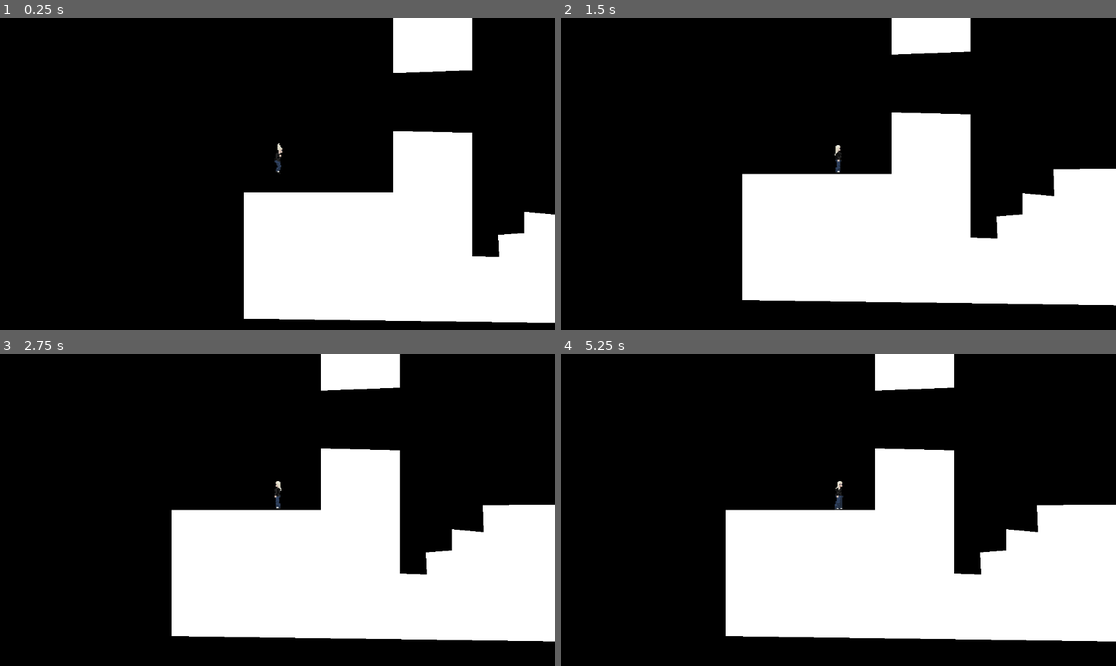
Above: before the commit, frames 1-4 (two rows, left to right).
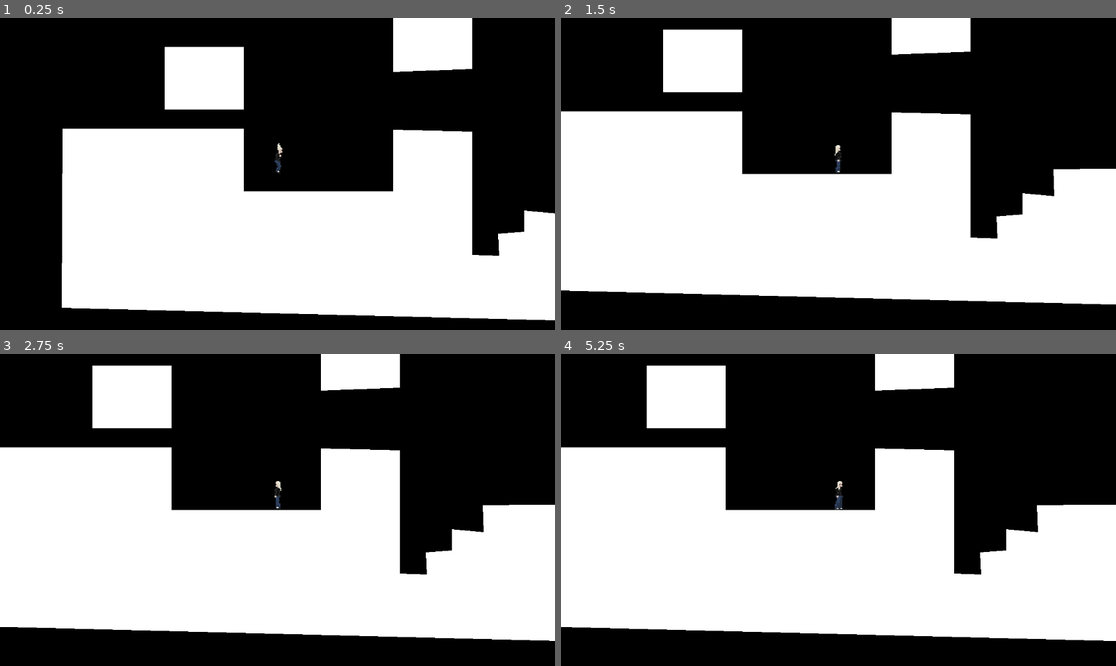
Above: after the commit, the same moments.

Repository: paulguy/player-sprite-test
Game: Godot game, scene res://game.tscn
Two runs of this game, one before a commit and one after it. Both use one fixed random seed, a clock stepped at 60 frames per second and the inputs below.
Inputs:
- Up to frame 1 (0.25 s): no input
- Up to frame 2 (1.5 s): hold D (move_right) from 0.53 s (still down); tap S (crouch, bound only after the commit) at 0.6, 1.35 s; tap Space (jump) at 0.77 s
- Up to frame 3 (2.75 s): tap Space (jump) at 1.52 s; release D (move_right) at 2.03 s; hold A (move_left) from 2.03 s (still down); tap S (crouch, bound only after the commit) at 2.1 s
- Up to frame 4 (5.25 s): release A (move_left) at 2.78 s; hold D (move_right) 2.78-4.28 s; tap S (crouch, bound only after the commit) every 0.75 s from 2.85 to 5.1 s; tap Space (jump) at 3.02, 3.77, 4.52 s; tap Enter at 4.25 s; hold A (move_left) 4.28-5.03 s; hold D (move_right) from 5.03 s (still down)

The runs differ from the first frame. In frame 1, 23% of the frame differs, in the area x 11-100%, y 9-98%; in frame 2, 23%; in frame 3, 22%; in frame 4, 21%.

Commit message:
Start implement crouching.
Transitions to crouch and uncrouched position.

TODO
No crawling in crouched position.

No changing direction in crouched position.

Doesn't transition from ledge grab to crouched properly.

Diff:
--- a/game.tscn
+++ b/game.tscn
@@ -7,20 +7,30 @@
 [node name="Player" parent="." instance=ExtResource("1_dd3kg")]
 position = Vector2(38, 35)
 
-[node name="Polygon2D" type="Polygon2D" parent="."]
-polygon = PackedVector2Array(3, 63, 158, 63, 158, -1, 240, 1, 240, 129, 268, 130, 267, 107, 294, 105, 294, 83, 327, 86, 326, 58, 435, 57, 444, 200, 3, 194)
-
 [node name="StaticBody2D" type="StaticBody2D" parent="."]
 
 [node name="CollisionPolygon2D" type="CollisionPolygon2D" parent="StaticBody2D"]
 build_mode = 1
-polygon = PackedVector2Array(3, 63, 158, 63, 158, -1, 240, 1, 240, 129, 268, 130, 267, 107, 294, 105, 294, 83, 327, 86, 326, 58, 435, 57, 444, 200, 3, 194)
+polygon = PackedVector2Array(3, 63, 158, 63, 158, -1, 240, 1, 240, 129, 268, 130, 267, 107, 294, 105, 294, 83, 327, 86, 326, 58, 435, 57, 444, 200, -186, 184, -185, -2, 3, -2)
 
-[node name="Polygon2D2" type="Polygon2D" parent="."]
-polygon = PackedVector2Array(158, -61, 240, -64, 240, -126, 158, -126)
+[node name="Polygon2D" type="Polygon2D" parent="StaticBody2D"]
+polygon = PackedVector2Array(3, 63, 158, 63, 158, -1, 240, 1, 240, 129, 268, 130, 267, 107, 294, 105, 294, 83, 327, 86, 326, 58, 435, 57, 444, 200, -186, 184, -185, -2, 3, -2)
 
 [node name="StaticBody2D2" type="StaticBody2D" parent="."]
 
 [node name="CollisionPolygon2D" type="CollisionPolygon2D" parent="StaticBody2D2"]
 build_mode = 1
 polygon = PackedVector2Array(158, -61, 240, -64, 240, -126, 158, -126)
+
+[node name="Polygon2D" type="Polygon2D" parent="StaticBody2D2"]
+polygon = PackedVector2Array(158, -61, 240, -64, 240, -126, 158, -126)
+
+[node name="StaticBody2D3" type="StaticBody2D" parent="."]
+position = Vector2(-237, 39)
+
+[node name="CollisionPolygon2D" type="CollisionPolygon2D" parent="StaticBody2D3"]
+build_mode = 1
+polygon = PackedVector2Array(158, -61, 240, -61, 240, -126, 158, -126)
+
+[node name="Polygon2D" type="Polygon2D" parent="StaticBody2D3"]
+polygon = PackedVector2Array(158, -61, 240, -61, 240, -126, 158, -126)
--- a/player.gd
+++ b/player.gd
@@ -5,12 +5,14 @@
 const FALL_SPEED : float = 300.0
 const JUMP_POWER : float = 300.0
 const START_WALKING_FRAMES : int = 2
+const CROUCH_DIMENSIONS : Vector2 = Vector2(18.0, 15.0)
 
 @onready var sprite : AnimatedSprite2D = $"Sprite"
 @onready var body_coll : CollisionShape2D = $"Body Collision"
 @onready var grab_coll : CollisionShape2D = $"Grab Collision"
 @onready var ray : RayCast2D = $"Ray"
-@onready var standing_height : float = $"Body Collision".shape.size.y
+@onready var standing_pos : Vector2 = $"Body Collision".position
+@onready var standing_size : Vector2 = $"Body Collision".shape.size
 
 enum Action {
 	STANDING,
@@ -22,7 +24,11 @@
 	FALLING,
 	GRABBING,
 	LEDGE_CLIMB,
-	START_STANDING
+	START_STANDING,
+	START_CROUCHING,
+	CROUCHING,
+	START_CRAWLING,
+	CRAWLING
 }
 
 var action : Action = Action.STANDING
@@ -34,6 +40,13 @@
 var last_y : float = 0.0
 var do_movement : bool = true
 
+func set_facing_dir(dir : int):
+	facing_dir = dir
+	grab_coll.position.x = absf(grab_coll.position.x) * dir
+	grab_coll.shape.b.x = absf(grab_coll.shape.b.x) * dir
+	ray.position = grab_coll.position
+	ray.target_position.x = grab_coll.shape.b.x
+
 func stand_anim(dir : int):
 	action = Action.STANDING
 	air_dir = 0
@@ -42,7 +55,7 @@
 	else:
 		sprite.play(&"Standing L")
 
-func do_walk_anim(dir : int):
+func walk_anim(dir : int):
 	action = Action.WALKING
 	air_dir = dir
 	if dir > 0:
@@ -51,7 +64,7 @@
 		sprite.play(&"Walking L")
 	sprite.set_frame_and_progress(START_WALKING_FRAMES, 0.0)
 
-func walk_anim(dir : int):
+func start_walk_anim(dir : int):
 	action = Action.START_WALKING
 	animation_done = false
 	if dir > 0:
@@ -79,15 +92,9 @@
 	action = Action.FALLING
 	ray.enabled = true
 	if dir > 0:
-		grab_coll.position.x = absf(grab_coll.position.x)
-		grab_coll.shape.b.x = absf(grab_coll.shape.b.x)
 		sprite.play(&"Falling R")
 	else:
-		grab_coll.position.x = -absf(grab_coll.position.x)
-		grab_coll.shape.b.x = -absf(grab_coll.shape.b.x)
 		sprite.play(&"Falling L")
-	ray.position = grab_coll.position
-	ray.target_position.x = grab_coll.shape.b.x
 
 func grab_anim(dir : int):
 	action = Action.GRABBING
@@ -103,6 +110,60 @@
 		sprite.play(&"Ledge Climb R")
 	else:
 		sprite.play(&"Ledge Climb L")
+
+func start_crouch_anim(dir : int):
+	action = Action.START_CROUCHING
+	animation_done = false
+	if dir > 0:
+		sprite.play(&"Start Crouch R")
+	else:
+		sprite.play(&"Start Crouch L")
+
+func crouch_anim(dir : int):
+	action = Action.CROUCHING
+	if dir > 0:
+		sprite.play(&"Crouch R")
+	else:
+		sprite.play(&"Crouch L")
+
+func crouch_check(dir : int):
+	# disable grab collider
+	# needed for climbing up in to a crouch
+	grab_coll.disabled = true
+	# store original values
+	var orig_pos : Vector2
+	if action == Action.LEDGE_CLIMB:
+		# try placing self in new position for climbing up
+		orig_pos = position
+		position += ray.position + ray.target_position
+	var orig_coll_pos : Vector2 = body_coll.position
+	var orig_size : Vector2 = body_coll.shape.size
+	# set new values
+	body_coll.position = Vector2(0.0, CROUCH_DIMENSIONS.y / -2.0)
+	body_coll.shape.size = CROUCH_DIMENSIONS
+	# check collision at the new location
+	var coll : KinematicCollision2D = move_and_collide(Vector2.ZERO)
+	if coll == null:
+		# no collision
+		# transition to crouching
+		if action == Action.LEDGE_CLIMB:
+			# transition from climb up animation
+			# just go straight to the crouch position
+			crouch_anim(dir)
+		else:
+			# transition from standing
+			# transition through crouching animation
+			start_crouch_anim(dir)
+	else:
+		# collision
+		# restore collision
+		body_coll.position = orig_coll_pos
+		body_coll.shape.size = orig_size
+		if action == Action.LEDGE_CLIMB:
+			position = orig_pos
+			grab_coll.disabled = false
+			grab_anim(dir)
+		# don't change anim/action
 
 func start_stand_anim(dir : int):
 	action = Action.START_STANDING
@@ -115,8 +176,15 @@
 func stand_check(dir : int):
 	# disable grab collider
 	grab_coll.disabled = true
-	# try placing self in new position
-	position += ray.position + ray.target_position
+	var orig_pos : Vector2
+	if action == Action.LEDGE_CLIMB:
+		# try placing self in new position
+		orig_pos = position
+		position += ray.position + ray.target_position
+	var orig_coll_pos : Vector2 = body_coll.position
+	var orig_coll_size : Vector2 = body_coll.shape.size
+	body_coll.position = standing_pos
+	body_coll.shape.size = standing_size
 	# check collision at the new location
 	var coll : KinematicCollision2D = move_and_collide(Vector2.ZERO)
 	if coll == null:
@@ -125,10 +193,16 @@
 		start_stand_anim(dir)
 	else:
 		# collision
-		# move player back and regrab
-		position -= ray.position + ray.target_position
-		grab_coll.disabled = false
-		grab_anim(dir)
+		if action == Action.LEDGE_CLIMB:
+			# crouch failed
+			# move player back and regrab
+			position = orig_pos
+			body_coll.position = orig_coll_pos
+			body_coll.shape.size = orig_coll_size
+			grab_coll.disabled = false
+			grab_anim(dir)
+		# try transitioning to a crouch
+		crouch_check(dir)
 
 func _on_sprite_animation_finished() -> void:
 	animation_done = true
@@ -152,7 +226,7 @@
 				elif can_drop:
 					fall_anim(facing_dir)
 			else:
-				facing_dir = intent_dir
+				set_facing_dir(intent_dir)
 				if pressed_dir == intent_dir:
 					# still pressing the same direction
 					next_anim.call(facing_dir)
@@ -171,11 +245,15 @@
 	var hit_wall : bool = is_on_wall()
 	var grabbing : bool = false
 
-	for i in get_slide_collision_count():
-		var coll : KinematicCollision2D = get_slide_collision(i)
-		if coll.get_local_shape() == grab_coll:
-			grabbing = true
-			break
+	if not grab_coll.disabled:
+		for i in get_slide_collision_count():
+			var coll : KinematicCollision2D = get_slide_collision(i)
+			if coll.get_local_shape() == grab_coll:
+				grabbing = true
+				break
+
+	if grounded or grabbing:
+		velocity.y = 0.0
 
 	if Input.is_action_pressed(&"move_right"):
 		pressed_dir += 1
@@ -192,6 +270,8 @@
 				if jumping:
 					# jump
 					jump_anim(facing_dir)
+				elif Input.is_action_just_pressed(&"crouch"):
+					crouch_check(facing_dir)
 				elif pressed_dir != 0:
 					if pressed_dir != facing_dir:
 						# pressed in opposite direction: turn
@@ -199,7 +279,7 @@
 						turn_anim(intent_dir)
 					else:
 						# pressed in same direction: walk
-						walk_anim(facing_dir)
+						start_walk_anim(facing_dir)
 			else:
 				# fall
 				fall_anim(facing_dir)
@@ -207,13 +287,13 @@
 			transition_animation(grounded,
 								pressed_dir,
 								true, false,
-								walk_anim,
+								start_walk_anim,
 								stand_anim)
 		Action.START_WALKING:
 			transition_animation(grounded,
 								pressed_dir,
 								true, false,
-								do_walk_anim,
+								walk_anim,
 								stand_anim)
 		Action.WALKING:
 			if grounded:
@@ -249,8 +329,9 @@
 			if hit_wall:
 				air_dir = 0
 			velocity.x = FALL_AWAY_SPEED * air_dir
-			velocity.y += FALL_SPEED * delta
 			if velocity.y > 0.0:
+				# initializa the correct value at the peak
+				# raycasting is disabled at this point, so force the update
 				ray.force_raycast_update()
 				if ray.is_colliding():
 					# blocked
@@ -268,7 +349,7 @@
 				stand_anim(facing_dir)
 			else:
 				# falling
-				ray.force_raycast_update()
+				#ray.force_raycast_update()
 				if ray.is_colliding():
 					# blocked
 					if falling_open_wall:
@@ -299,16 +380,12 @@
 					# open
 					falling_open_wall = true
 				velocity.x = FALL_AWAY_SPEED * air_dir
-				velocity.y += FALL_SPEED * delta
 				last_y = position.y
 		Action.GRABBING:
-			# still fall so the collision is continually detected
-			velocity.y = FALL_SPEED * delta
-
 			if grabbing:
 				# still grabbing
 				if (facing_dir < 0 and Input.is_action_just_pressed(&"move_left")) or \
-					 (facing_dir > 0 and Input.is_action_just_pressed(&"move_right")):
+				   (facing_dir > 0 and Input.is_action_just_pressed(&"move_right")):
 					# pressing towards ledge
 					# start climbing up
 					ledge_climb_anim(facing_dir)
@@ -339,5 +416,28 @@
 								 false, false,
 								 stand_anim,
 								 stand_anim)
+		Action.START_CROUCHING:
+			transition_animation(grounded,
+								 pressed_dir,
+								 false, false,
+								 crouch_anim,
+								 crouch_anim)
+		Action.CROUCHING:
+			if grounded:
+				if Input.is_action_just_pressed(&"climb_up"):
+					stand_check(facing_dir)
+				elif pressed_dir != 0:
+					if pressed_dir != facing_dir:
+						# pressed in opposite direction: turn
+						pass
+					else:
+						# pressed in same direction: crawl
+						pass
+			else:
+				# fall
+				fall_anim(facing_dir)
+
+	# always apply gravity, many grounded/grabbing checks depend on this.
+	velocity.y += FALL_SPEED * delta
 
 	move_and_slide()
--- a/player.tscn
+++ b/player.tscn
@@ -6,6 +6,14 @@
 [sub_resource type="RectangleShape2D" id="RectangleShape2D_7tgua"]
 size = Vector2(6, 29)
 
+[sub_resource type="AtlasTexture" id="AtlasTexture_nqiws"]
+atlas = ExtResource("1_rp2e3")
+region = Rect2(16, 96, 32, 32)
+
+[sub_resource type="AtlasTexture" id="AtlasTexture_fm7u8"]
+atlas = ExtResource("1_rp2e3")
+region = Rect2(16, 64, 32, 32)
+
 [sub_resource type="AtlasTexture" id="AtlasTexture_mg0ej"]
 atlas = ExtResource("1_rp2e3")
 region = Rect2(208, 32, 16, 32)
@@ -53,6 +61,22 @@
 [sub_resource type="AtlasTexture" id="AtlasTexture_srxgf"]
 atlas = ExtResource("1_rp2e3")
 region = Rect2(0, 0, 16, 32)
+
+[sub_resource type="AtlasTexture" id="AtlasTexture_s87t8"]
+atlas = ExtResource("1_rp2e3")
+region = Rect2(0, 96, 16, 32)
+
+[sub_resource type="AtlasTexture" id="AtlasTexture_p3etp"]
+atlas = ExtResource("1_rp2e3")
+region = Rect2(16, 96, 32, 32)
+
+[sub_resource type="AtlasTexture" id="AtlasTexture_dcm52"]
+atlas = ExtResource("1_rp2e3")
+region = Rect2(0, 64, 16, 32)
+
+[sub_resource type="AtlasTexture" id="AtlasTexture_4hguf"]
+atlas = ExtResource("1_rp2e3")
+region = Rect2(16, 64, 32, 32)
 
 [sub_resource type="AtlasTexture" id="AtlasTexture_723if"]
 atlas = ExtResource("1_rp2e3")
@@ -126,6 +150,22 @@
 animations = [{
 "frames": [{
 "duration": 1.0,
+"texture": SubResource("AtlasTexture_nqiws")
+}],
+"loop": false,
+"name": &"Crouch L",
+"speed": 5.0
+}, {
+"frames": [{
+"duration": 1.0,
+"texture": SubResource("AtlasTexture_fm7u8")
+}],
+"loop": false,
+"name": &"Crouch R",
+"speed": 5.0
+}, {
+"frames": [{
+"duration": 1.0,
 "texture": SubResource("AtlasTexture_mg0ej")
 }],
 "loop": false,
@@ -209,6 +249,28 @@
 "loop": true,
 "name": &"Standing R",
 "speed": 10.0
+}, {
+"frames": [{
+"duration": 1.0,
+"texture": SubResource("AtlasTexture_s87t8")
+}, {
+"duration": 1.0,
+"texture": SubResource("AtlasTexture_p3etp")
+}],
+"loop": false,
+"name": &"Start Crouch L",
+"speed": 5.0
+}, {
+"frames": [{
+"duration": 1.0,
+"texture": SubResource("AtlasTexture_dcm52")
+}, {
+"duration": 1.0,
+"texture": SubResource("AtlasTexture_4hguf")
+}],
+"loop": false,
+"name": &"Start Crouch R",
+"speed": 5.0
 }, {
 "frames": [{
 "duration": 1.0,
@@ -312,7 +374,7 @@
 [node name="Sprite" type="AnimatedSprite2D" parent="."]
 position = Vector2(0, -16)
 sprite_frames = SubResource("SpriteFrames_wr4ns")
-animation = &"Start Standing R"
+animation = &"Crouch R"
 
 [node name="Grab Collision" type="CollisionShape2D" parent="."]
 position = Vector2(3, -19)
--- a/project.godot
+++ b/project.godot
@@ -36,6 +36,16 @@
 "events": [Object(InputEventKey,"resource_local_to_scene":false,"resource_name":"","device":-1,"window_id":0,"alt_press …(191 unchanged characters)…
 ]
 }
+climb_up={
+"deadzone": 0.5,
+"events": [Object(InputEventKey,"resource_local_to_scene":false,"resource_name":"","device":-1,"window_id":0,"alt_pressed":false,"shift_pressed":false,"ctrl_pressed":false,"meta_pressed":false,"pressed":false,"keycode":0,"physical_keycode":87,"key_label":0,"unicode":119,"location":0,"echo":false,"script":null)
+]
+}
+crouch={
+"deadzone": 0.5,
+"events": [Object(InputEventKey,"resource_local_to_scene":false,"resource_name":"","device":-1,"window_id":0,"alt_pressed":false,"shift_pressed":false,"ctrl_pressed":false,"meta_pressed":false,"pressed":false,"keycode":0,"physical_keycode":83,"key_label":0,"unicode":115,"location":0,"echo":false,"script":null)
+]
+}
 
 [rendering]
 
Not shown: 1 places in player.tscn that only renumber resources
Binary file changed: walking-animation-test.aseprite
Binary file changed: walking-animation-test.png
